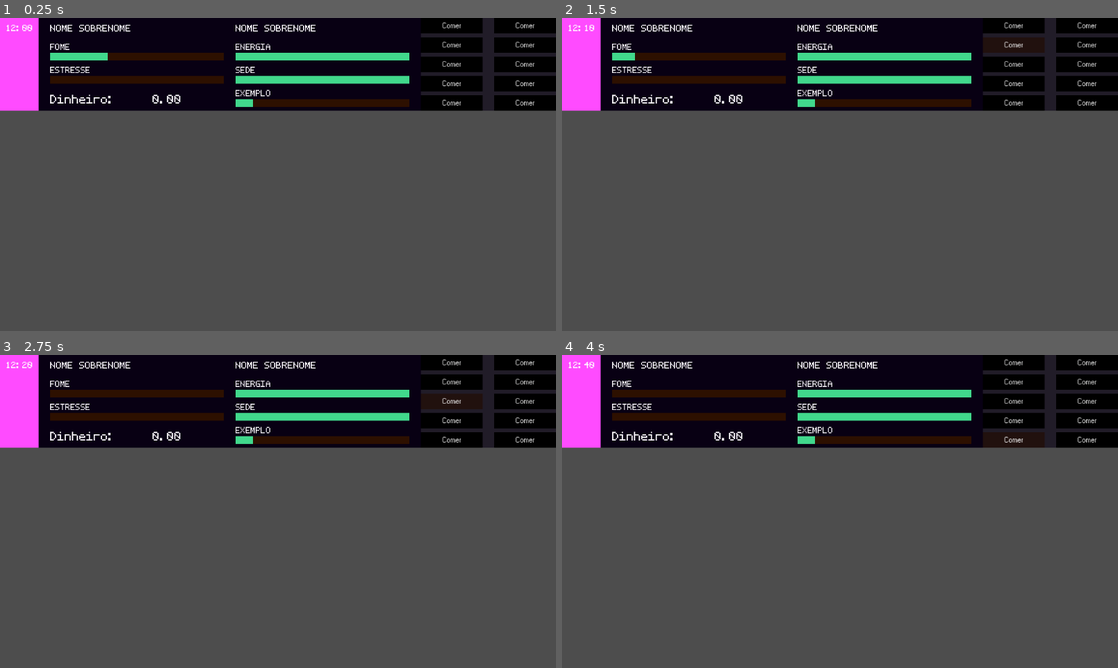
Above: before the commit, frames 1-4 (two rows, left to right).
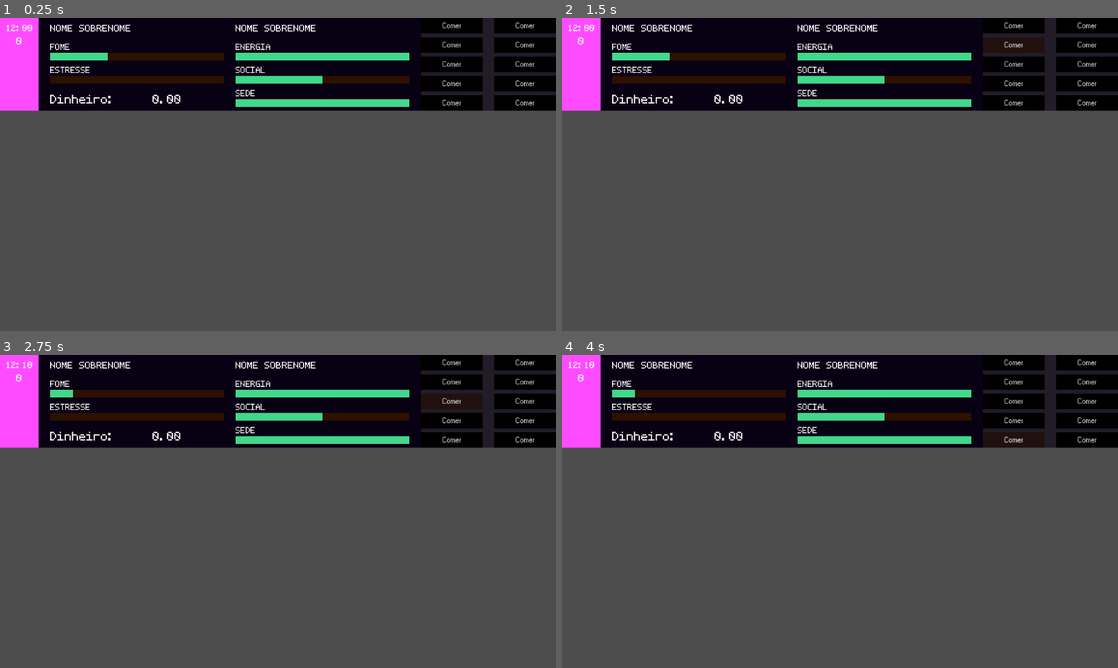
Above: after the commit, the same moments.

Repository: renantomazini-ufpb/octo-happiness
Game: Godot game, scene res://cenas/gui/status.tscn
Same seed, same stepped clock (60 frames per second), same inputs: the game is played once before the commit and once after it. The project has no main scene, so this scene is started directly.
Inputs:
- Up to frame 1 (0.25 s): no input
- Up to frame 2 (1.5 s): click "Comer" at 0.5 s; click "Comer" at 1.25 s
- Up to frame 3 (2.75 s): click "Comer" at 2 s
- Up to frame 4 (4 s): click "Comer" at 2.75 s; click "Comer" at 3.5 s

The runs differ from the first frame. In frame 1, 1.3% of the frame differs, in the area x 2-74%, y 6-29%; in frame 2, 1.5%, in the area x 2-74%, y 2-29%; in frame 3, 1.4%; in frame 4, 1.4%.

Commit message:
horarios

Diff:
--- a/cenas/gui/status.gd
+++ b/cenas/gui/status.gd
@@ -9,6 +9,7 @@
 var money = 0.0
 var level_prof = 1
 var curso = 0
+var dia = 0
 var minutos = 720
 
 
@@ -22,8 +23,8 @@
 	$energia.set_nome("ENERGIA")
 	$social.set_perc(socialv)
 	$social.set_nome("SOCIAL")
-	$social.set_perc(sedev)
-	$social.set_nome("SEDE")
+	$sede.set_perc(sedev)
+	$sede.set_nome("SEDE")
 
 func add_fome(valor):
 	fomev = fomev + valor
@@ -75,6 +76,8 @@
 	var minute = minutos%60
 	if minutos >= 1440:
 		minutos = 0
+		dia = dia + 1
+		$dia.text = str(dia)
 	if minute == 0:
 		minute = "00"
 	var strhor = str(hora) + ":" + str(minute)
--- a/cenas/gui/status.tscn
+++ b/cenas/gui/status.tscn
@@ -45,6 +45,7 @@
 position = Vector2(488, 48)
 
 [node name="Timer" type="Timer" parent="." unique_id=1184161421]
+wait_time = 2.0
 autostart = true
 
 [node name="social" parent="." unique_id=425417250 instance=ExtResource("1_f10jm")]
@@ -224,4 +225,14 @@
 text = "12:00"
 horizontal_alignment = 1
 
+[node name="dia" type="Label" parent="." unique_id=1997493293]
+offset_left = 16.0
+offset_top = 32.0
+offset_right = 64.0
+offset_bottom = 62.0
+theme_override_fonts/font = ExtResource("5_nch0u")
+theme_override_font_sizes/font_size = 36
+text = "0"
+horizontal_alignment = 1
+
 [connection signal="timeout" from="Timer" to="." method="_on_timer_timeout"]
